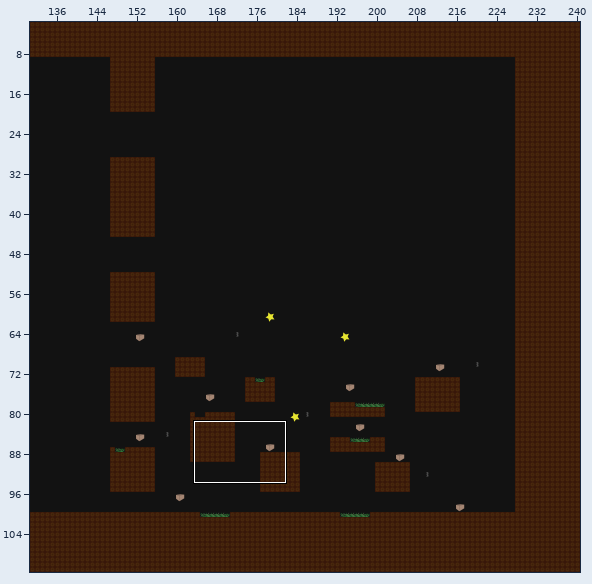
One commit to this LDtk project: assets/levels/chain-game.ldtk. The first picture is a wide view before the edit; the outline marks the close-up.
Close-up. First the earlier version:
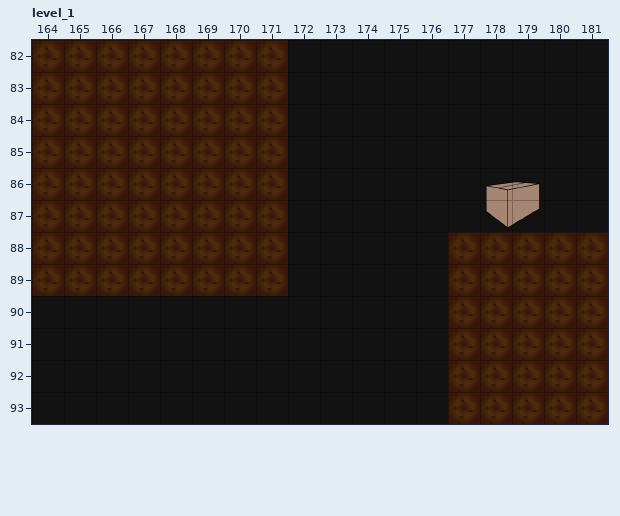
Cells are 16x16 px. Shown: level_1 x 164..181, y 82..93. The commit also changed other parts of the map, which this record leaves out.
Now the later version:
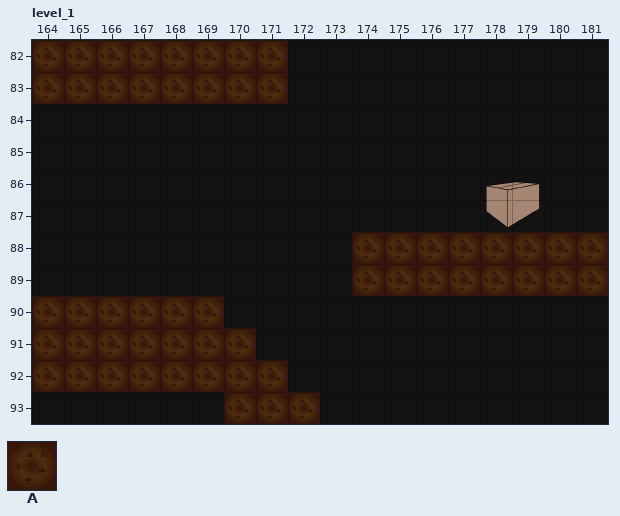
Key: from "walls": A 1 "walls".
_ is an empty cell.
From old to new:
{"where": "layer \"walls\""}
{"y":84,"x":164,"old":"AAAAAAAA","new":"________"}
{"y":85,"x":164,"old":"AAAAAAAA","new":"________"}
{"y":86,"x":164,"old":"AAAAAAAA","new":"________"}
{"y":87,"x":164,"old":"AAAAAAAA","new":"________"}
{"y":88,"x":164,"old":"AAAAAAAA","new":"________"}
{"y":88,"x":174,"old":"___","new":"AAA"}
{"y":89,"x":164,"old":"AAAAAAAA","new":"________"}
{"y":89,"x":174,"old":"___","new":"AAA"}
{"y":90,"x":164,"old":"______","new":"AAAAAA"}
{"y":90,"x":177,"old":"AAAAA","new":"_____"}
{"y":91,"x":164,"old":"_______","new":"AAAAAAA"}
{"y":91,"x":177,"old":"AAAAA","new":"_____"}
{"y":92,"x":164,"old":"________","new":"AAAAAAAA"}
{"y":92,"x":177,"old":"AAAAA","new":"_____"}
{"y":93,"x":170,"old":"___","new":"AAA"}
{"y":93,"x":177,"old":"AAAAA","new":"_____"}
